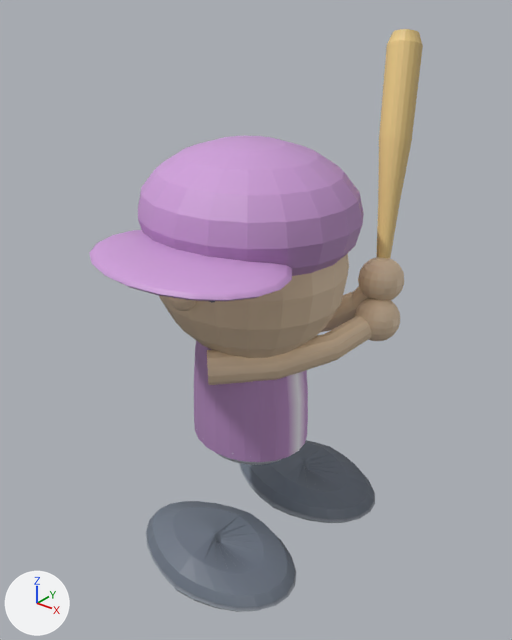
The glTF model pawapuro/batting/batter/batter.glb: old version first, new version second.
Before and after are seen from a 50 mm lens placed at (1.75, -2.14, 2.38), pointed at (0.02, 0.02, 1.04). The axes (+X, +Y, +Z) are drawn at lower left. The lights are the same throughout. The first picture is the older version. Vertices at exactly the same position are counted once.

Names of what the first picture shows: 'Bat', 'BatterMesh'.
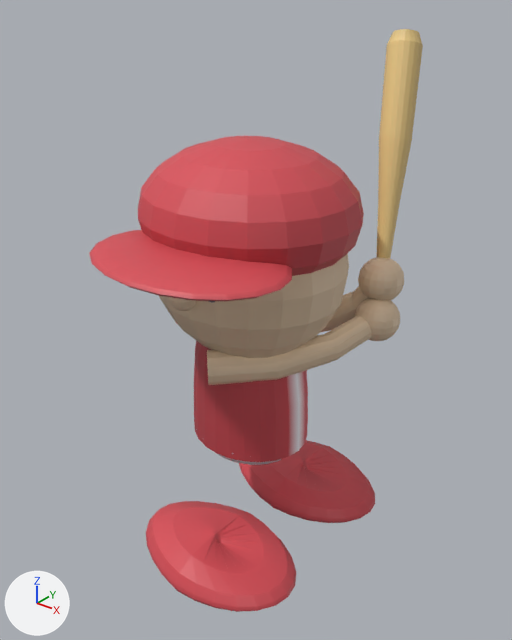
The change, as a list of edits to the scene's bpy script:
```text
Change me_battermesh:
    where me_battermesh.from_pydata(...)  # 2378 vertices, 4488 faces; spans x -0.47..0.52, y -0.7..0.61, z 0.0..1.81
    used by ob_battermesh; location = (0.0, 0.0, 0.0)
    me_battermesh part 1: 998 faces centred in x -0.45..0.45, y -0.69..0.42, z 0.0..1.8 are repainted in the vertex colours; the middle colour goes from purple #b188bb to red #ba424a
    me_battermesh part 2: 384 faces centred in x -0.31..0.47, y -0.6..0.6, z 0.03..0.14 are repainted in the vertex colours; the middle colour goes from greyish blue #6a7380 to red #d24c54
    me_battermesh part 3: 154 faces centred in x -0.31..0.47, y -0.61..0.6, z 0.0..0.03 are repainted in the vertex colours; the middle colour goes from grey #9ba0a9 to red #bc434b
```

Boxes (x1, y1, x2, y2) around the edits, measured in the pictures (512 x 640 px):
part 1 of me_battermesh, recoloured (purple to red): (89, 136, 364, 601) in both
part 2 of me_battermesh, recoloured (greyish blue to red): (146, 440, 375, 611) in both
part 3 of me_battermesh, recoloured: (146, 463, 375, 612) in both
